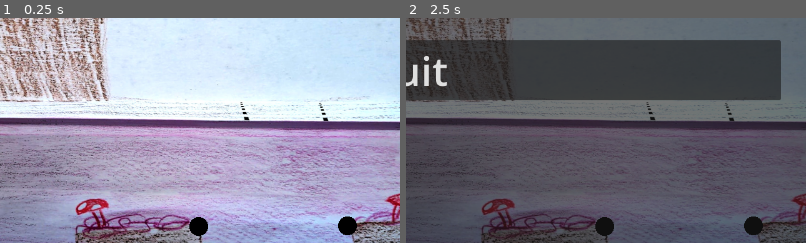
Above: before the commit, frames 1-2 (left to right).
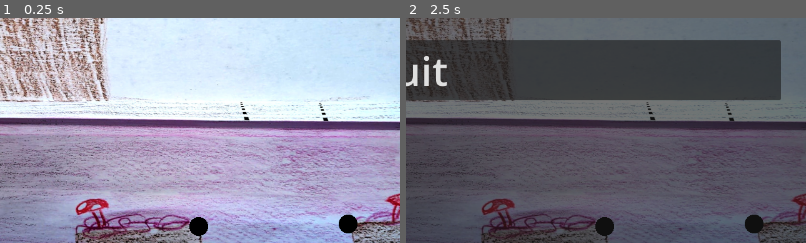
Above: after the commit, the same moments.

Repository: lambdaloop/crinkle-in-time
Game: Godot game, scene res://level1.tscn
The game is run twice, just before and just after one commit, with the same random seed, the same clock (stepped at 60 frames per second) and the same inputs.
Inputs (mouse positions are % of the whole screen's width and height, from its top left):
- Up to frame 1 (0.25 s): no input
- Up to frame 2 (2.5 s): move the mouse to (26, 3) at 0.52 s; hold Right (ui_right) 0.53-2.03 s; click (26, 3) at 0.67 s; tap Up (ui_up) at 0.77, 1.52 s; move the mouse to (63, 45) at 1.27 s; click (63, 45) at 1.42 s; move the mouse to (37, 33) at 2.02 s; hold Left (ui_left) from 2.03 s (still down); click (37, 33) at 2.17 s
The pictures show only the part of the screen within x 50-100%, y 50-100%; the shares and areas given below are measured in that part.

The runs differ from the first frame. In frame 1, 0.1% of the frame differs, in the area x 84-90%, y 87-97%; in frame 2, less than 0.1%.

Commit message:
add some shapes

Diff:
--- a/level1.tscn
+++ b/level1.tscn
@@ -28,8 +28,14 @@
 [sub_resource type="RectangleShape2D" id="RectangleShape2D_j3ctj"]
 size = Vector2(155, 30)
 
+[sub_resource type="RectangleShape2D" id="RectangleShape2D_4xmu7"]
+size = Vector2(192, 34)
+
 [sub_resource type="RectangleShape2D" id="RectangleShape2D_q72rk"]
 size = Vector2(123, 30)
+
+[sub_resource type="RectangleShape2D" id="RectangleShape2D_j0e0j"]
+size = Vector2(79, 50)
 
 [node name="level1" type="Node2D"]
 script = ExtResource("1_ah5r8")
@@ -75,7 +81,7 @@
 position = Vector2(-739, -178)
 
 [node name="Area2D7" parent="circles" instance=ExtResource("6_6ovls")]
-position = Vector2(216, 247)
+position = Vector2(217, 244)
 
 [node name="Area2D8" parent="circles" instance=ExtResource("6_6ovls")]
 position = Vector2(-22, 248)
@@ -131,8 +137,22 @@
 position = Vector2(1084.5, 518)
 shape = SubResource("RectangleShape2D_j3ctj")
 
+[node name="StaticBody2D6" type="StaticBody2D" parent="collisions"]
+position = Vector2(997, 565)
+
+[node name="CollisionShape2D" type="CollisionShape2D" parent="collisions/StaticBody2D6"]
+position = Vector2(-133, 149)
+shape = SubResource("RectangleShape2D_4xmu7")
+
 [node name="StaticBody2D3" type="StaticBody2D" parent="collisions"]
 
 [node name="CollisionShape2D" type="CollisionShape2D" parent="collisions/StaticBody2D3"]
 position = Vector2(1223.5, 518)
 shape = SubResource("RectangleShape2D_q72rk")
+
+[node name="StaticBody2D5" type="StaticBody2D" parent="collisions"]
+position = Vector2(988, 588)
+
+[node name="CollisionShape2D" type="CollisionShape2D" parent="collisions/StaticBody2D5"]
+position = Vector2(257, 125)
+shape = SubResource("RectangleShape2D_j0e0j")
Not shown: 1 places in level1.tscn that only renumber resources
